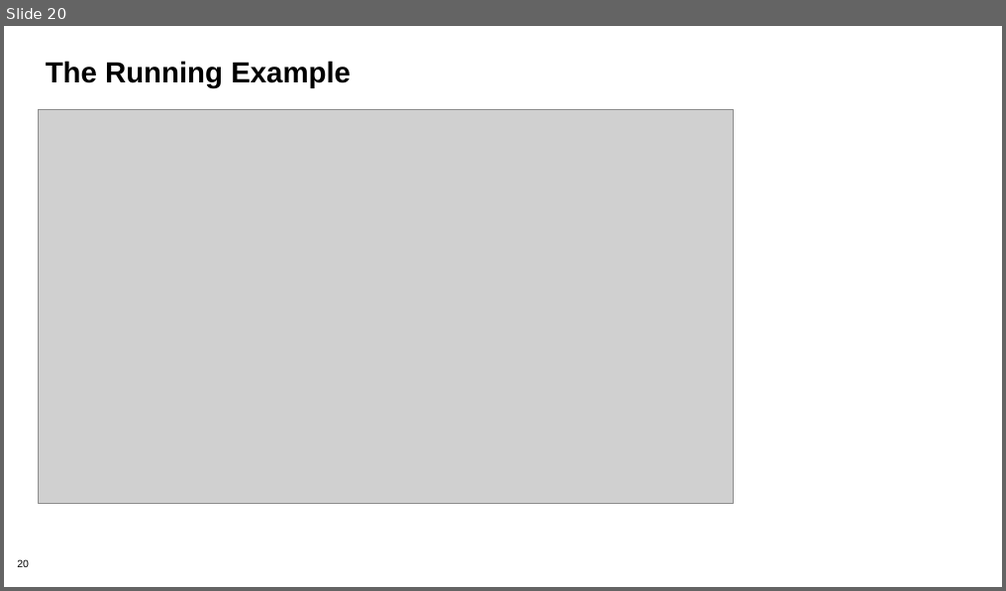
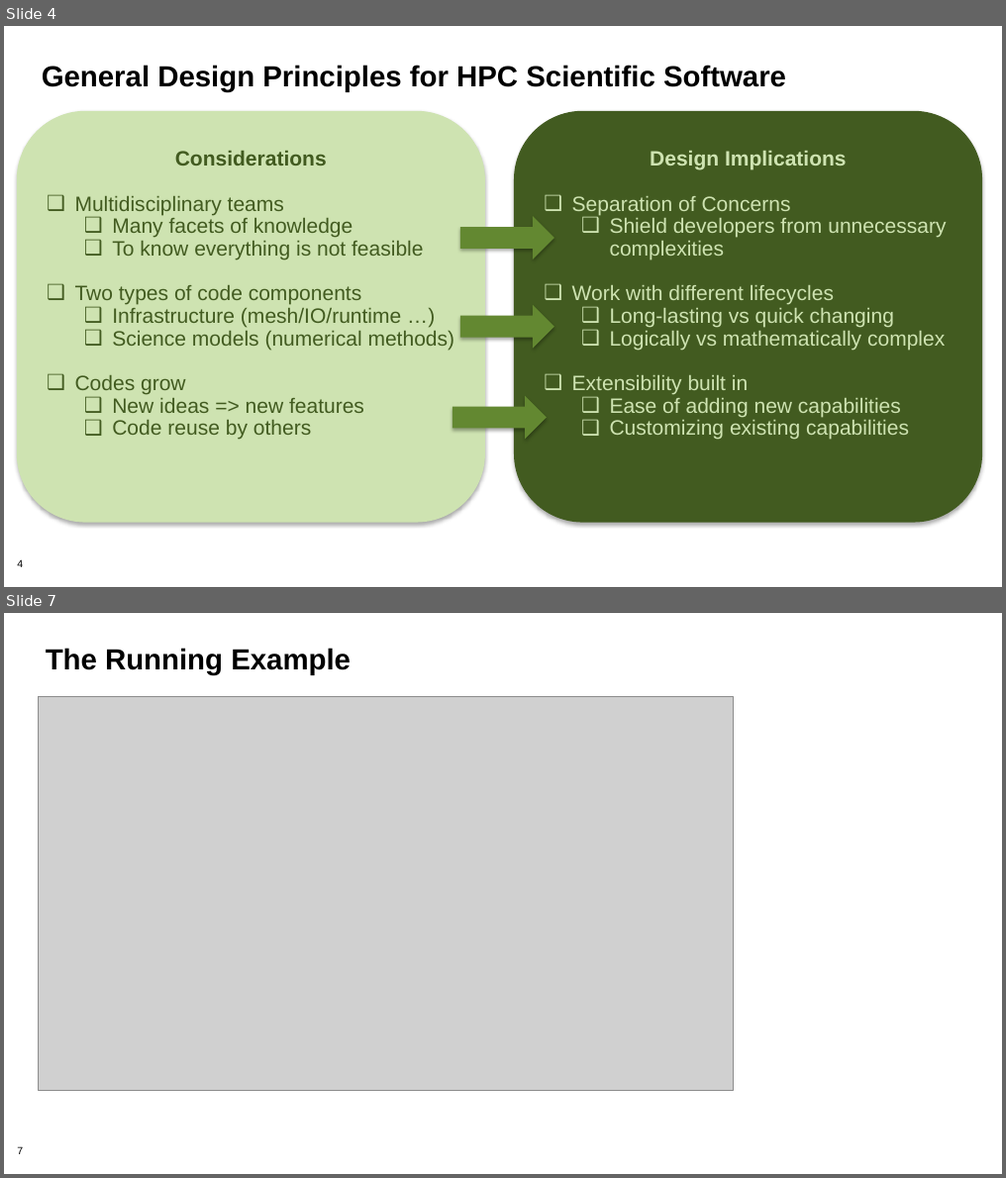
Before and after one commit to bssw-tutorial/presentations, a slide deck: design.pptx. Shown one above the other, each under a label of ours: slide 20 before the commit, slides 4 and 7 after it; the slides between them are not shown. The pictures are 1006x591 and 1006x1178 pixels, drawn with LibreOffice and Linux fonts; fonts in the diff are those of the drawing; grey boxes stand for pictures; background and template pictures are left out. Boxes give left, top, right and bottom in pixels: in the first picture for what was removed or moved away, otherwise in the second. Text is boxed around its words. In the diff, an @@ line names an element or a change of style, - is before the commit and + after.

```diff
--- a/design.pptx
+++ b/design.pptx
@@ slide 4 added at box(4, 26, 1002, 587), background #FFFFFF; not listed: 1 template element that a slide beside it also shows @@
@@ title added at box(42, 65, 786, 92), 28 pt, text #000000, bold @@
+General Design Principles for HPC Scientific Software
@@ rounded rectangle added at box(17, 111, 485, 523), fill #CEE3B1, 20 pt, text #425B20 @@
+Considerations
+❑ Multidisciplinary teams
+  ❑ Many facets of knowledge
+  ❑ To know everything is not feasible
+❑ Two types of code components
+  ❑ Infrastructure (mesh/IO/runtime …)
+  ❑ Science models (numerical methods)
+❑ Codes grow
+  ❑ New ideas => new features
+  ❑ Code reuse by others
@@ rounded rectangle added at box(514, 111, 982, 523), fill #425B20, 20 pt, text #CEE3B1 @@
+Design Implications
+❑ Separation of Concerns
+  ❑ Shield developers from unnecessary complexities
+❑ Work with different lifecycles
+  ❑ Long-lasting vs quick changing
+  ❑ Logically vs mathematically complex
+❑ Extensibility built in
+  ❑ Ease of adding new capabilities
+  ❑ Customizing existing capabilities
@@ right arrow added at box(460, 216, 554, 260), fill #638831 @@
@@ right arrow added at box(460, 305, 554, 349), fill #638831 @@
@@ right arrow added at box(452, 396, 547, 439), fill #638831 @@
@@ what was slide 20 is now slide 7 @@
@@ page number at box(17, 1147, 23, 1155): text changed @@
-20
+7
```
Also in this commit, not shown: 4 slides changed, 7 other slides added, 16 slides removed, 3 other files.
